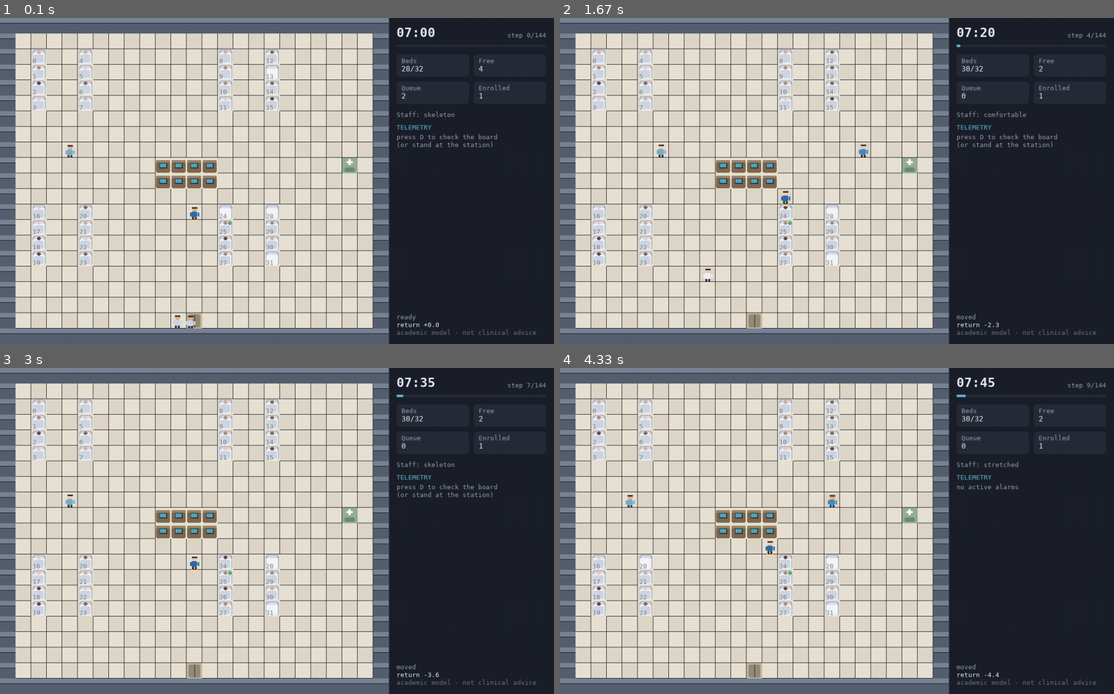
Above: before the commit, frames 1-4 (two rows, left to right).
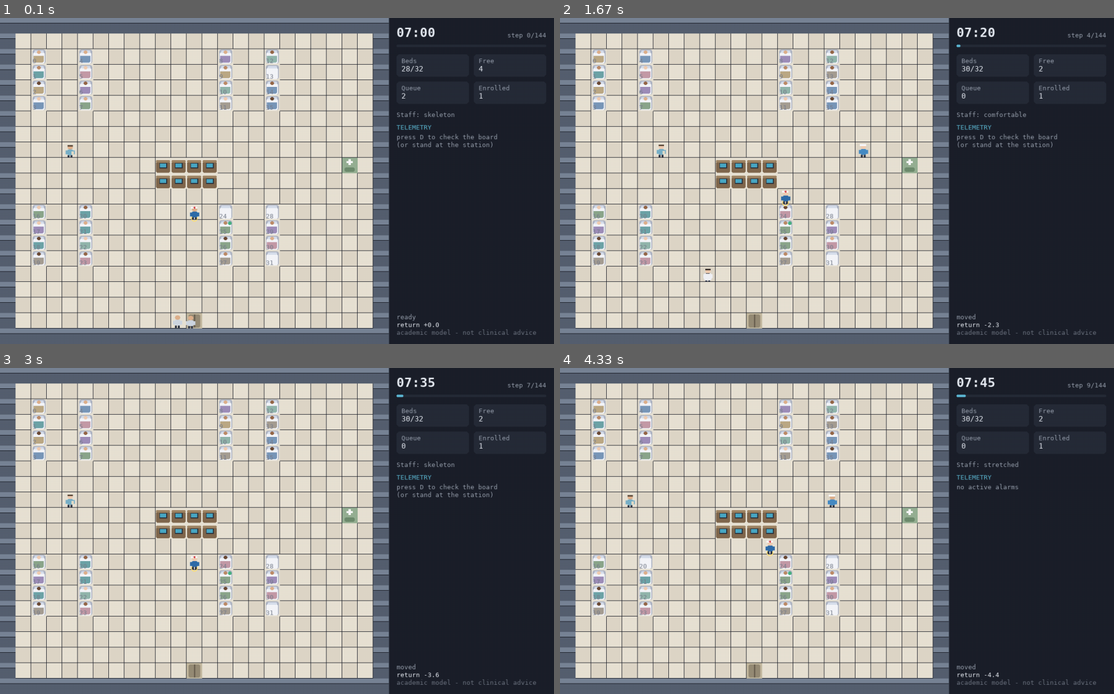
Above: after the commit, the same moments.

Repository: CompuTish/ward-cgm-sim
Game: pygame game, started from scripts/play.py
Two runs of this game, one before a commit and one after it. Both use one fixed random seed, a clock stepped at 60 frames per second and the inputs below.
Inputs:
- Up to frame 1 (0.1 s): no input
- Up to frame 2 (1.67 s): hold Right 0.33-0.8 s; tap T at 0.83 s; hold Up 1.17-1.47 s; hold Right from 1.5 s (still down)
- Up to frame 3 (3 s): release Right at 1.97 s; hold Left 2-2.53 s; hold Down 2.57-2.87 s; hold Left from 2.9 s (still down)
- Up to frame 4 (4.33 s): release Left at 3.3 s; hold Up 3.33-3.7 s; hold Right from 3.73 s (still down)

The runs differ from the first frame. In frame 1, 1.2% of the frame differs, in the area x 6-50%, y 11-95%; in frame 2, 1.3%, in the area x 6-56%, y 11-81%; in frame 3, 1.3%; in frame 4, 1.3%.

Commit message:
Identify staff by attribute and patients by blanket, not by colour alone
The art brief specified roles by tunic colour, which is close to useless at
16x24 and invisible to a colourblind viewer. In a Pokemon Centre you know Nurse
Joy is a nurse from the cap and the cross before you register any colour, and
that is the property this ward needs.

ASSET_BRIEF now leads with role legibility and names the GBA-era Pokemon Centre
as the direct reference. Every role gets a required ICONIC ATTRIBUTE, with
colour demoted to a suggestion: red-cross cap for the player, plain cap for the
staff nurse, knee-length flared coat and stethoscope for the doctor, scrub cap
and mask for the surgeon, shoulder bag strap for the visiting specialist,
bare-headed with a clipboard for the HCA. Two tests are now delivery criteria -
the silhouette test (fill it black, is the role still guessable) and the squint
test (does it survive at 1x). Colourblind readability is stated as an
assumption, not an afterthought.

Patients are now individually identifiable by BLANKET COLOUR. With 32 patients
on screen the printed bed number is far too small to follow one patient across
a shift, which is exactly what a viewer needs to do while glucose changes. Eight
blanket colours, specified as an indexed palette region so the artist supplies
one sprite rather than forty. Red, amber, orange, yellow and green are reserved
for clinical state and barred from bedding, tunics and furniture, and alarm
overlays must now carry a SHAPE cue as well as a colour.

The procedural placeholders implement all of this now, so the concept is
visible before any commissioned art arrives, and they are labelled as a stand-in
that follows the same rule.

171 tests. Deployed and verified running.

Co-Authored-By: Claude Fable 5 <noreply@anthropic.com>

Diff:
--- a/ward_cgm_sim/render/pygame_renderer.py
+++ b/ward_cgm_sim/render/pygame_renderer.py
@@ -125,7 +125,12 @@
         if patient is None or patient.location is not Location.BED:
             self.surface.blit(self.sprites.bed, pos)
         else:
-            self.surface.blit(self.sprites.patients[patient.patient_id % len(self.sprites.patients)], pos)
+            # Skin and blanket are both keyed off the patient id, so a given
+            # patient keeps the same appearance for the whole shift.
+            skins = self.sprites.patients
+            blankets = skins[patient.patient_id % len(skins)]
+            sprite = blankets[patient.patient_id % len(blankets)]
+            self.surface.blit(sprite, pos)
 
         # Bed number, small and dim.
         label = self.font_small.render(str(bed), True, (120, 126, 140))
--- a/ward_cgm_sim/render/sprites.py
+++ b/ward_cgm_sim/render/sprites.py
@@ -43,6 +43,21 @@
 DIABETES_UNIFORM = (150, 110, 178)
 PATIENT_GOWN = (206, 214, 226)
 
+# Per-patient blanket colours. A viewer following one patient across a shift
+# identifies them by blanket, not by the tiny bed number - so these must be
+# distinguishable from each other AND from every alarm colour. Red, amber,
+# orange, yellow and green are deliberately absent: those mean clinical state.
+BLANKET_COLOURS = [
+    (122, 152, 186),  # dusty blue
+    (140, 166, 140),  # sage
+    (158, 142, 186),  # lilac
+    (110, 164, 168),  # teal
+    (166, 158, 148),  # warm grey
+    (196, 154, 168),  # soft pink
+    (188, 170, 134),  # sand
+    (146, 182, 172),  # pale mint
+]
+
 ALARM_URGENT = (216, 68, 74)
 ALARM_WARNING = (232, 158, 62)
 ENROLLED_MARK = (72, 176, 128)
@@ -125,37 +140,86 @@
     return surf
 
 
-def make_person(body_colour, skin_index: int = 0, bob: int = 0) -> pygame.Surface:
-    """A small two-tone character sprite with a walk bob.
-
-    ``bob`` shifts the body a pixel to animate movement, the cheapest possible
-    nod to the walking animation in a top-down RPG.
+def make_person(
+    body_colour,
+    skin_index: int = 0,
+    bob: int = 0,
+    role: str = "nurse",
+) -> pygame.Surface:
+    """A character sprite carrying a role-identifying attribute.
+
+    Role is read from the ATTRIBUTE - cap, coat, mask - not from tunic colour,
+    which is indistinguishable at this size and invisible to a colourblind
+    viewer. See docs/ASSET_BRIEF.md; the commissioned art follows the same rule
+    and these placeholders are a stand-in for it.
     """
     surf = _surface()
     skin = SKIN_TONES[skin_index % len(SKIN_TONES)]
     top = u(4) + bob
-
-    # head
-    pygame.draw.rect(surf, skin, pygame.Rect(TILE // 2 - u(4), top, u(8), u(7)), border_radius=u(3))
-    # hair / cap line
-    pygame.draw.rect(surf, (58, 48, 44), pygame.Rect(TILE // 2 - u(4), top, u(8), u(2)), border_radius=u(2))
-    # body
-    pygame.draw.rect(surf, body_colour, pygame.Rect(TILE // 2 - u(5), top + u(7), u(10), u(9)), border_radius=u(2))
-    # arms
-    pygame.draw.rect(surf, body_colour, pygame.Rect(TILE // 2 - u(7), top + u(8), u(2), u(6)))
-    pygame.draw.rect(surf, body_colour, pygame.Rect(TILE // 2 + u(5), top + u(8), u(2), u(6)))
-    # legs
-    pygame.draw.rect(surf, (52, 58, 72), pygame.Rect(TILE // 2 - u(4), top + u(16), u(3), u(4)))
-    pygame.draw.rect(surf, (52, 58, 72), pygame.Rect(TILE // 2 + u(1), top + u(16), u(3), u(4)))
-    return surf
-
-
-def make_patient_in_bed(skin_index: int = 0) -> pygame.Surface:
-    """A patient lying in bed: head on the pillow, blanket over the body."""
+    cx = TILE // 2
+
+    # --- torso, arms, legs ------------------------------------------------
+    coat = role == "doctor"
+    body_h = u(11) if coat else u(9)          # a doctor's coat flares lower
+    body_w = u(12) if coat else u(10)
+    pygame.draw.rect(
+        surf, body_colour,
+        pygame.Rect(cx - body_w // 2, top + u(7), body_w, body_h), border_radius=u(2)
+    )
+    pygame.draw.rect(surf, body_colour, pygame.Rect(cx - u(7), top + u(8), u(2), u(6)))
+    pygame.draw.rect(surf, body_colour, pygame.Rect(cx + u(5), top + u(8), u(2), u(6)))
+    leg_y = top + u(18) if coat else top + u(16)
+    pygame.draw.rect(surf, (52, 58, 72), pygame.Rect(cx - u(4), leg_y, u(3), u(4)))
+    pygame.draw.rect(surf, (52, 58, 72), pygame.Rect(cx + u(1), leg_y, u(3), u(4)))
+
+    # --- head -------------------------------------------------------------
+    pygame.draw.rect(surf, skin, pygame.Rect(cx - u(4), top, u(8), u(7)), border_radius=u(3))
+
+    # --- the role attribute ----------------------------------------------
+    if role in ("agent", "nurse", "diabetes"):
+        # Nurse's cap: white, sitting proud of the head so it breaks the
+        # silhouette. The player alone gets the red cross.
+        pygame.draw.rect(surf, (250, 250, 252),
+                         pygame.Rect(cx - u(5), top - u(1), u(10), u(3)), border_radius=u(1))
+        if role == "agent":
+            pygame.draw.rect(surf, ALARM_URGENT, pygame.Rect(cx - u(1), top - u(1), u(2), u(3)))
+            pygame.draw.rect(surf, ALARM_URGENT, pygame.Rect(cx - u(2), top, u(4), u(1)))
+    elif role == "doctor":
+        # Dark hair plus a stethoscope loop at the collar.
+        pygame.draw.rect(surf, (58, 48, 44), pygame.Rect(cx - u(4), top, u(8), u(2)), border_radius=u(2))
+        pygame.draw.rect(surf, (40, 44, 54), pygame.Rect(cx - u(3), top + u(7), u(6), u(1)))
+    elif role == "surgeon":
+        # Scrub cap covering all hair, plus a mask band across the lower face.
+        pygame.draw.rect(surf, SURGEON_UNIFORM,
+                         pygame.Rect(cx - u(4), top - u(1), u(8), u(4)), border_radius=u(2))
+        pygame.draw.rect(surf, (232, 238, 240), pygame.Rect(cx - u(4), top + u(4), u(8), u(2)))
+    elif role == "hca":
+        # Bare-headed, and carrying a clipboard - absence of a cap is the cue.
+        pygame.draw.rect(surf, (92, 74, 58), pygame.Rect(cx - u(4), top, u(8), u(2)), border_radius=u(2))
+        pygame.draw.rect(surf, (226, 220, 200), pygame.Rect(cx + u(2), top + u(10), u(4), u(5)))
+
+    if role == "diabetes":
+        # Visiting specialist: a bag strap crossing the torso.
+        pygame.draw.line(surf, (68, 58, 74),
+                         (cx - u(5), top + u(8)), (cx + u(4), top + u(14)), u(2))
+    return surf
+
+
+def make_patient_in_bed(skin_index: int = 0, blanket_index: int = 0) -> pygame.Surface:
+    """A patient in bed, identified by blanket colour.
+
+    With up to 32 patients on screen the printed bed number is too small to
+    track at a glance, so the blanket carries the identity instead.
+    """
     surf = make_bed()
     skin = SKIN_TONES[skin_index % len(SKIN_TONES)]
+    blanket = BLANKET_COLOURS[blanket_index % len(BLANKET_COLOURS)]
     pygame.draw.rect(surf, skin, pygame.Rect(TILE // 2 - u(3), u(2), u(6), u(5)), border_radius=u(2))
-    pygame.draw.rect(surf, PATIENT_GOWN, pygame.Rect(u(4), u(8), TILE - u(8), TILE - u(11)), border_radius=u(2))
+    pygame.draw.rect(
+        surf, blanket, pygame.Rect(u(4), u(8), TILE - u(8), TILE - u(11)), border_radius=u(2)
+    )
+    # A turned-back sheet edge, so the blanket reads as bedding, not a block.
+    pygame.draw.rect(surf, BED_SHEET, pygame.Rect(u(4), u(8), TILE - u(8), u(2)))
     return surf
 
 
@@ -169,10 +233,17 @@
         self.station = make_station()
         self.drug_room = make_drug_room()
         self.entrance = make_entrance()
-        self.patients = [make_patient_in_bed(i) for i in range(len(SKIN_TONES))]
+        # One sprite per (skin tone, blanket colour) pair so a patient keeps a
+        # stable identity for the whole shift.
+        self.patients = [
+            [make_patient_in_bed(skin, blanket) for blanket in range(len(BLANKET_COLOURS))]
+            for skin in range(len(SKIN_TONES))
+        ]
         self.people = {
-            role: [make_person(colour, i % len(SKIN_TONES), bob)
+            role: [make_person(colour, i % len(SKIN_TONES), bob, role=role)
                    for i, bob in enumerate((0, 1))]
             for role, colour in STAFF_COLOURS.items()
         }
-        self.walking_patient = [make_person(PATIENT_GOWN, 1, bob) for bob in (0, 1)]
+        self.walking_patient = [
+            make_person(PATIENT_GOWN, 1, bob, role="patient") for bob in (0, 1)
+        ]
Not shown, changed: docs/ASSET_BRIEF.md
